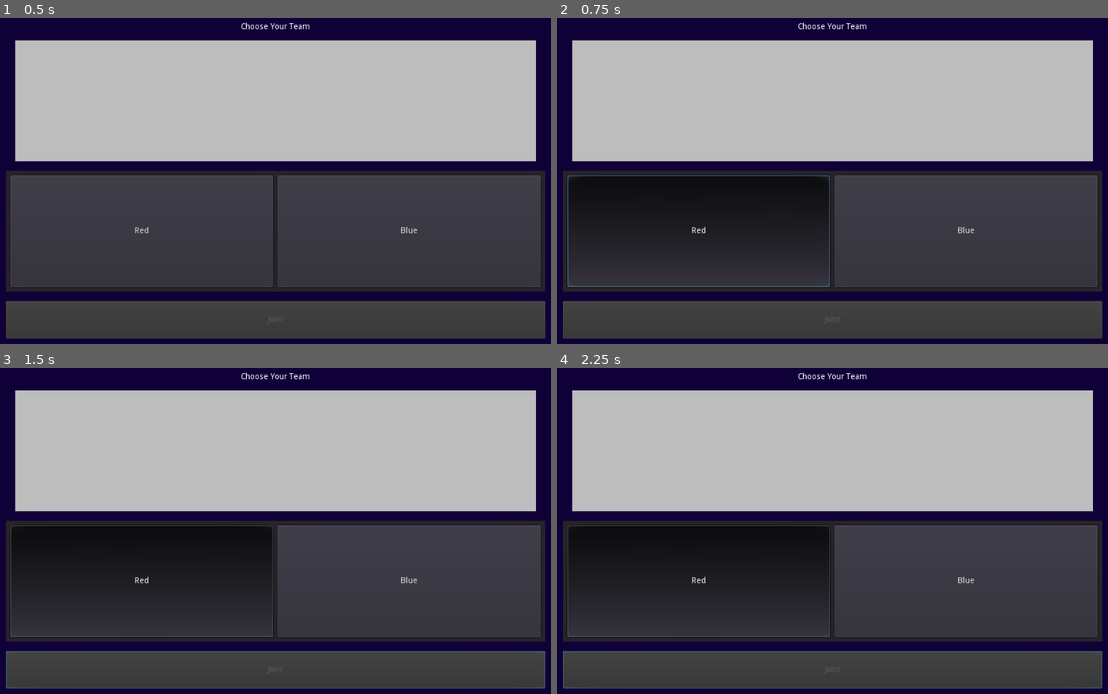
Above: before the commit, frames 1-4 (two rows, left to right).
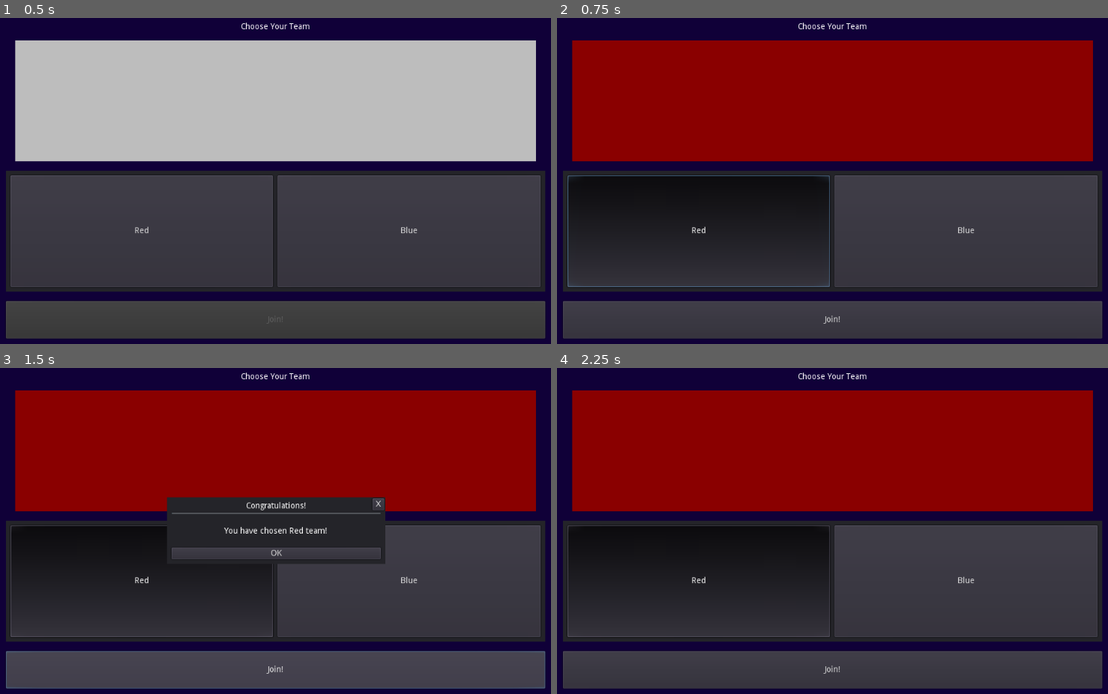
Above: after the commit, the same moments.

Repository: DeerTears/Godot-Control-Node-Extensions
Game: Godot game, scene res://examples/team_select_screen/team_select_screen.tscn
The game is run twice, just before and just after one commit, with the same random seed, the same clock (stepped at 60 frames per second) and the same inputs.
Inputs (mouse positions are in pixels of both pictures, inside the frame that each line leads up to):
- Up to frame 1 (0.5 s): no input
- Up to frame 2 (0.75 s): click "Red" at 0.5 s
- Up to frame 3 (1.5 s): click (275, 671) at 1.25 s, where only the run after the commit has a clickable "Join!"
- Up to frame 4 (2.25 s): click (832, 553) at 2 s, where only the run after the commit has a clickable "OK"

Frame 1 is identical in both runs. In frame 2, 35% of the frame differs, in the area x 2-98%, y 6-94%; in frame 3, 39%; in frame 4, 35%.

Commit message:
almost done refactoring node names

Diff:
--- a/examples/team_select_screen/team_select_screen.tscn
+++ b/examples/team_select_screen/team_select_screen.tscn
@@ -2,9 +2,9 @@
 
 [ext_resource path="res://examples/team_select_screen/team_select_screen.gd" type="Script" id=1]
 [ext_resource path="res://examples/team_select_screen/notice_popup.gd" type="Script" id=2]
-[ext_resource path="res://extension_scenes/hradiobutton/HRadio.tscn" type="PackedScene" id=3]
+[ext_resource path="res://extension_scenes/h_radio_button/h_radio_button.tscn" type="PackedScene" id=3]
 [ext_resource path="res://examples/team_select_screen/teampicker.gd" type="Script" id=4]
-[ext_resource path="res://extension_scenes/percentmargincontainer/percentmargincontainer.gd" type="Script" id=5]
+[ext_resource path="res://extension_scenes/percent_margin/percent_margin.gd" type="Script" id=5]
 
 [sub_resource type="StyleBoxFlat" id=1]
 bg_color = Color( 0.0666667, 0, 0.223529, 1 )
@@ -25,7 +25,7 @@
 "_edit_use_anchors_": false
 }
 
-[node name="Margin" type="Container" parent="."]
+[node name="PercentMargin" type="Container" parent="."]
 anchor_right = 1.0
 anchor_bottom = 1.0
 script = ExtResource( 5 )
@@ -42,7 +42,7 @@
 "Top": 0.9
 }
 
-[node name="TeamPicker" type="VBoxContainer" parent="Margin"]
+[node name="TeamPicker" type="VBoxContainer" parent="PercentMargin"]
 anchor_right = 1.0
 anchor_bottom = 1.0
 margin_left = 51.2
@@ -55,7 +55,7 @@
 "_edit_use_anchors_": false
 }
 
-[node name="Label" type="Label" parent="Margin/TeamPicker"]
+[node name="Label" type="Label" parent="PercentMargin/TeamPicker"]
 margin_right = 921.0
 margin_bottom = 14.0
 text = "Choose Your Team"
@@ -65,7 +65,7 @@
 "_edit_use_anchors_": false
 }
 
-[node name="Margin" type="MarginContainer" parent="Margin/TeamPicker"]
+[node name="Margin" type="MarginContainer" parent="PercentMargin/TeamPicker"]
 margin_top = 30.0
 margin_right = 921.0
 margin_bottom = 237.0
@@ -73,7 +73,7 @@
 custom_constants/margin_right = 16
 custom_constants/margin_left = 16
 
-[node name="Flag" type="ColorRect" parent="Margin/TeamPicker/Margin"]
+[node name="Flag" type="ColorRect" parent="PercentMargin/TeamPicker/Margin"]
 margin_left = 16.0
 margin_right = 905.0
 margin_bottom = 207.0
@@ -84,14 +84,15 @@
 "_edit_use_anchors_": false
 }
 
-[node name="HRadio" parent="Margin/TeamPicker" instance=ExtResource( 3 )]
+[node name="HRadioButton" parent="PercentMargin/TeamPicker" instance=ExtResource( 3 )]
 margin_top = 253.0
 margin_right = 921.0
 margin_bottom = 460.0
 size_flags_vertical = 3
+allow_none = true
 choices = [ "Red", "Blue" ]
 
-[node name="Join" type="Button" parent="Margin/TeamPicker"]
+[node name="Join" type="Button" parent="PercentMargin/TeamPicker"]
 margin_top = 476.0
 margin_right = 921.0
 margin_bottom = 540.0
@@ -170,7 +171,9 @@
 __meta__ = {
 "_edit_use_anchors_": false
 }
-[connection signal="attempt_join" from="Margin/TeamPicker" to="." method="_on_TeamPicker_attempt_join"]
-[connection signal="pressed" from="Margin/TeamPicker/Join" to="Margin/TeamPicker" method="_on_Join_pressed"]
+[connection signal="sort_children" from="PercentMargin" to="PercentMargin" method="_on_PercentMargin_sort_children"]
+[connection signal="attempt_join" from="PercentMargin/TeamPicker" to="." method="_on_TeamPicker_attempt_join"]
+[connection signal="choice" from="PercentMargin/TeamPicker/HRadioButton" to="PercentMargin/TeamPicker" method="_on_HRadioButton_choice"]
+[connection signal="pressed" from="PercentMargin/TeamPicker/Join" to="PercentMargin/TeamPicker" method="_on_Join_pressed"]
 [connection signal="pressed" from="NoticePopup/MarginContainer/VBoxContainer/Close" to="NoticePopup" method="hide"]
 [connection signal="pressed" from="NoticePopup/X" to="NoticePopup" method="hide"]
--- a/examples/team_select_screen/teampicker.gd
+++ b/examples/team_select_screen/teampicker.gd
@@ -11,7 +11,7 @@
 	flag.color = Color.gray
 	join_button.set_disabled(true)
 
-func _on_HRadio_choice(option:String):
+func _on_HRadioButton_choice(option:String):
 	match option:
 		"Red":
 			flag.color = Color.darkred
--- a/extension_scenes/hradiobutton/hradio.tscn
+++ b/extension_scenes/h_radio_button/h_radio_button.tscn
@@ -1,8 +1,9 @@
 [gd_scene load_steps=2 format=2]
 
-[ext_resource path="res://extension_scenes/hradiobutton/HRadio.gd" type="Script" id=1]
+[ext_resource path="res://extension_scenes/h_radio_button/h_radio_button.gd" type="Script" id=1]
 
-[node name="HRadio" type="Panel"]
+
+[node name="HRadioButton" type="Panel"]
 margin_right = 333.0
 margin_bottom = 93.0
 rect_min_size = Vector2( 52, 36 )
--- a/extension_scenes/percentmargincontainer/percentmargincontainer.gd
+++ b/extension_scenes/percent_margin/percent_margin.gd
@@ -19,19 +19,19 @@
 func edit_horizontal_margin(input:float):
 	horizontal_margin = input
 	currently_editing = editing.H
-	_on_sort_children()
+	_on_PercentMargin_sort_children()
 
 func edit_vertical_margin(input:float):
 	vertical_margin = input
 	currently_editing = editing.V
-	_on_sort_children()
+	_on_PercentMargin_sort_children()
 
 func edit_use_indie_margins(input:bool):
 	use_individual_margins = input
 	if input:
 		edit_individual_margins(individual_margins)
 	else:
-		_on_sort_children()
+		_on_PercentMargin_sort_children()
 
 func edit_individual_margins(new_margins:Dictionary):
 	individual_margins["Left"] = new_margins["Left"]
@@ -54,7 +54,7 @@
 		current_child.margin_bottom = -bottom_movement + (bottom_movement/2)
 		continue
 
-func _on_sort_children():
+func _on_PercentMargin_sort_children():
 	if use_individual_margins == true:
 		return
 	var child_count = get_child_count()
--- a/extension_scenes/percentmargincontainer/percentmargincontainer.tscn
+++ b/extension_scenes/percent_margin/percent_margin.tscn
@@ -1,8 +1,8 @@
 [gd_scene load_steps=2 format=2]
 
-[ext_resource path="res://extension_scenes/percentmargincontainer/percentmargincontainer.gd" type="Script" id=1]
+[ext_resource path="res://extension_scenes/percent_margin/percent_margin.gd" type="Script" id=1]
 
-[node name="PercentMarginContainer" type="Container"]
+[node name="PercentMargin" type="Container"]
 anchor_right = 1.0
 anchor_bottom = 1.0
 margin_right = -992.0
@@ -18,4 +18,4 @@
 "Right": 0.9,
 "Top": 0.9
 }
-[connection signal="sort_children" from="." to="." method="_on_sort_children"]
+[connection signal="sort_children" from="." to="." method="_on_PercentMargin_sort_children"]
--- a/extension_scenes/vradiobutton/vradio.tscn
+++ b/extension_scenes/v_radio_button/v_radio_button.tscn
@@ -1,8 +1,8 @@
 [gd_scene load_steps=2 format=2]
 
-[ext_resource path="res://extension_scenes/vradiobutton/vradio.gd" type="Script" id=1]
+[ext_resource path="res://extension_scenes/v_radio_button/v_radio_button.gd" type="Script" id=1]
 
-[node name="VRadio" type="Panel"]
+[node name="VRadioButton" type="Panel"]
 margin_right = 262.0
 margin_bottom = 119.0
 rect_min_size = Vector2( 52, 64 )
--- a/project.godot
+++ b/project.godot
@@ -12,17 +12,17 @@
 "base": "Panel",
 "class": "HRadioButton",
 "language": "GDScript",
-"path": "res://extension_scenes/hradiobutton/HRadio.gd"
+"path": "res://extension_scenes/h_radio_button/h_radio_button.gd"
 }, {
 "base": "Container",
 "class": "PercentMarginContainer",
 "language": "GDScript",
-"path": "res://extension_scenes/percentmargincontainer/percentmargincontainer.gd"
+"path": "res://extension_scenes/percent_margin/percent_margin.gd"
 }, {
 "base": "Panel",
 "class": "VRadioButton",
 "language": "GDScript",
-"path": "res://extension_scenes/vradiobutton/vradio.gd"
+"path": "res://extension_scenes/v_radio_button/v_radio_button.gd"
 } ]
 _global_script_class_icons={
 "HRadioButton": "",
Renamed: extension_scenes/hradiobutton/hradio.gd -> extension_scenes/h_radio_button/h_radio_button.gd
Renamed: extension_scenes/vradiobutton/vradio.gd -> extension_scenes/v_radio_button/v_radio_button.gd
